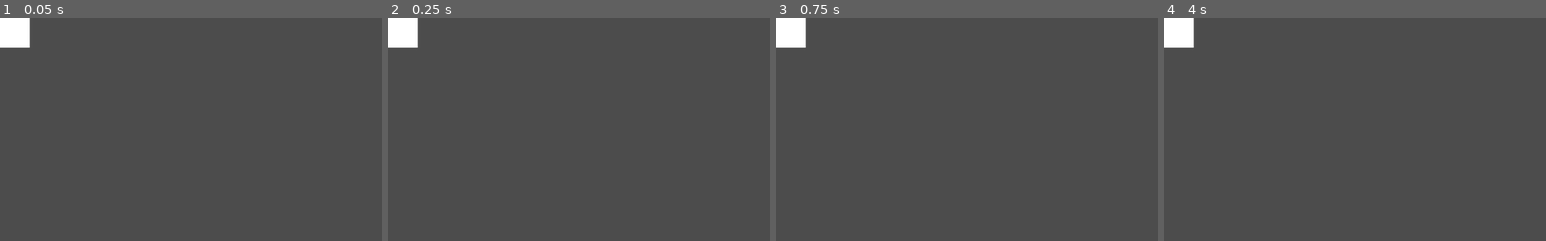
Above: before the commit, frames 1-4 (left to right).
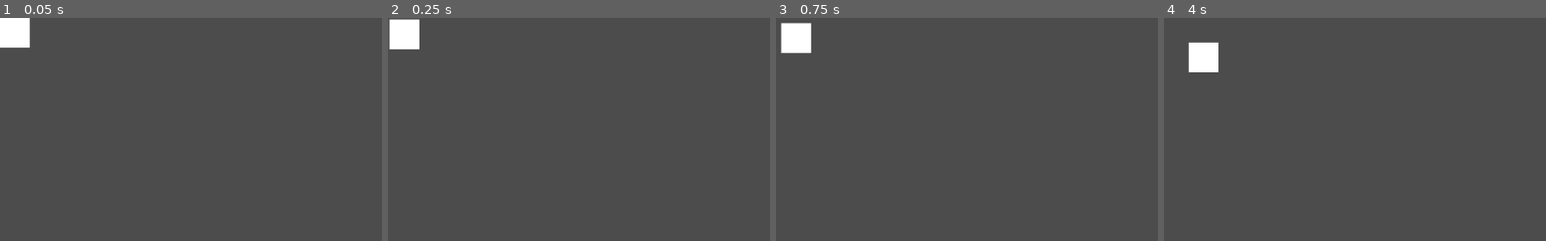
Above: after the commit, the same moments.

Repository: alexjpaz-playground/stash
Game: Godot game, scene res://Main.tscn
The game is run twice, just before and just after one commit, with the same random seed, the same clock (stepped at 60 frames per second) and the same inputs.
Inputs:
- Up to frame 1 (0.05 s): no input
- Up to frame 2 (0.25 s): no input
- Up to frame 3 (0.75 s): tap Enter at 0.5 s
- Up to frame 4 (4 s): tap Space at 2.75 s; tap Enter at 3.5 s
The pictures show only the part of the screen within x 0-50%, y 0-50%; the shares and areas given below are measured in that part.

Frame 1 is identical in both runs. In frame 2, 0.3% of the frame differs, in the area x 0-9%, y 0-15%; in frame 3, 0.7%; in frame 4, 2.1%, in the area x 0-15%, y 0-25%.

Commit message:
Adding script to set the initial velocity

Diff:
--- /dev/null
+++ b/godot/Ball.gd
@@ -0,0 +1,4 @@
+extends RigidBody2D
+
+func _ready():
+	self.linear_velocity = Vector2(10,10)
--- a/godot/Ball.tscn
+++ b/godot/Ball.tscn
@@ -1,4 +1,6 @@
-[gd_scene load_steps=2 format=2]
+[gd_scene load_steps=3 format=2]
+
+[ext_resource path="res://Ball.gd" type="Script" id=1]
 
 [sub_resource type="RectangleShape2D" id=1]
 custom_solver_bias = 1.0
@@ -8,6 +10,7 @@
 
 [node name="RigidBody2D" type="RigidBody2D" parent="."]
 gravity_scale = 0.0
+script = ExtResource( 1 )
 
 [node name="ColorRect" type="ColorRect" parent="RigidBody2D"]
 margin_right = 40.0
